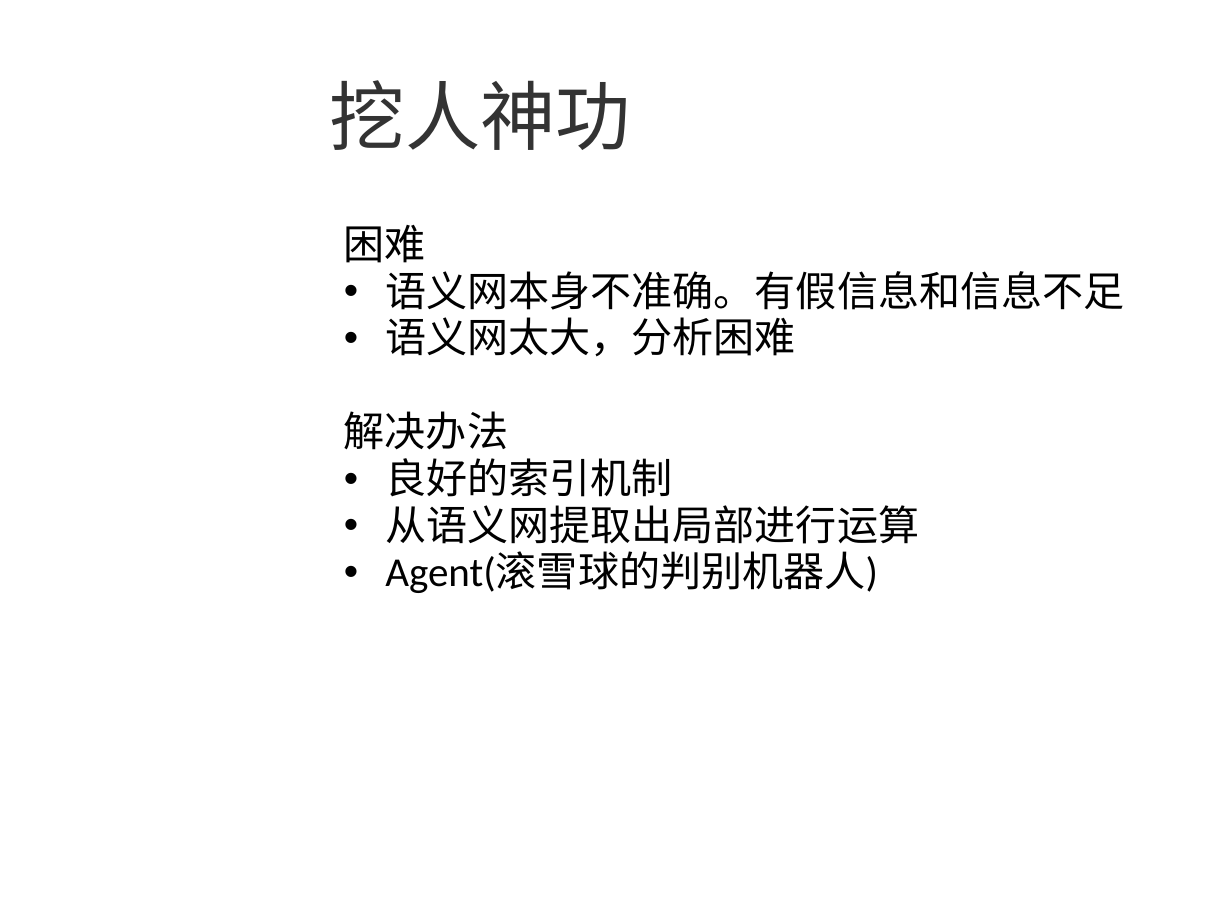
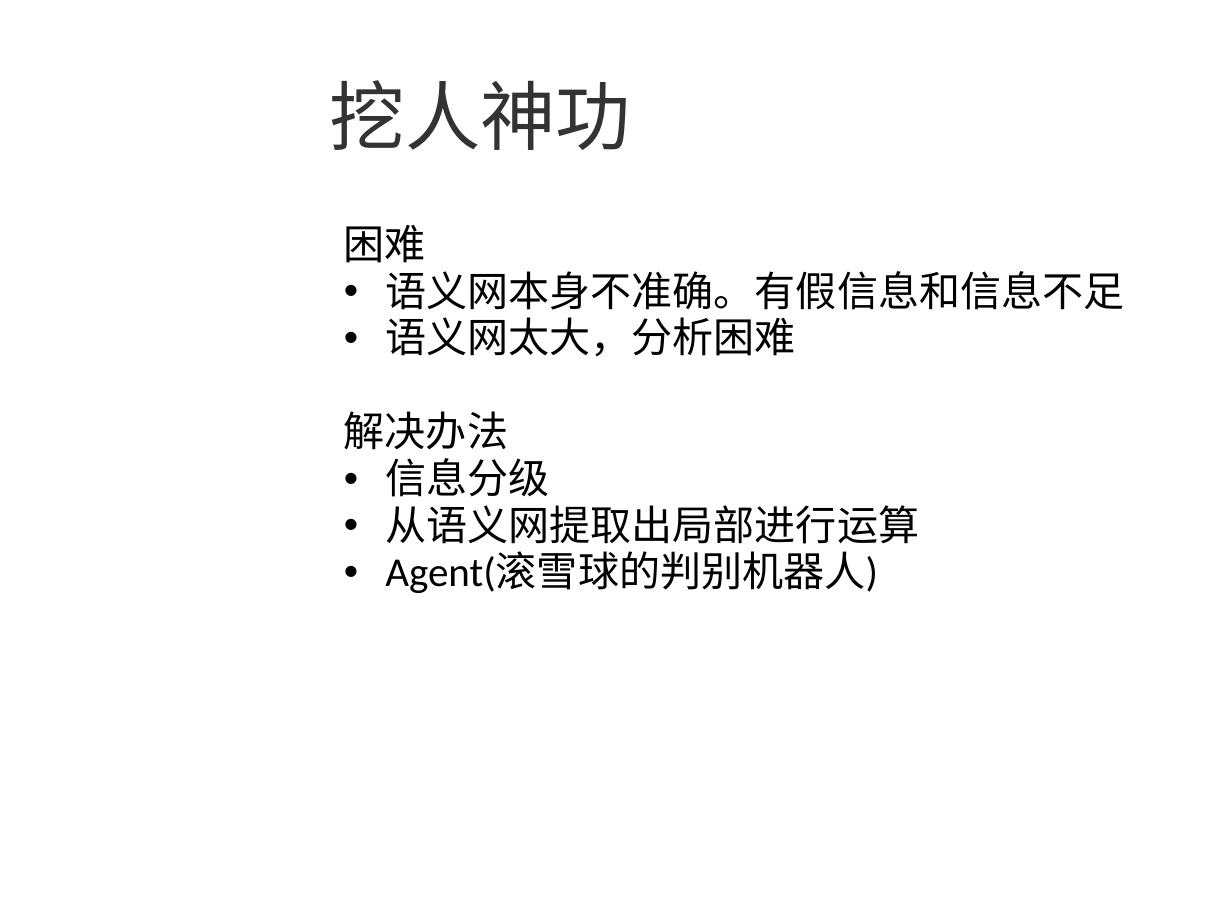
Before and after one commit to jinggan/weaving, a slide deck: slide 29 of doc/other/Weaving作品演示.pptx. Drawn at 1232x924 pixels with LibreOffice and Linux fonts; fonts in the diff are those of the drawing; background and template pictures are left out. Boxes give left, top, right and bottom in pixels: in the first picture for what was removed or moved away, otherwise in the second. Text is boxed around its words. In the diff, an @@ line names an element or a change of style, - is before the commit and + after.

```diff
--- a/doc/other/Weaving作品演示.pptx
+++ b/doc/other/Weaving作品演示.pptx
@@ text at (385,458,549,497): text changed @@
-  • 良好的索引机制
+  • 信息分级
```
Also in this commit, not shown: 1 other slide changed, 20 other files.
